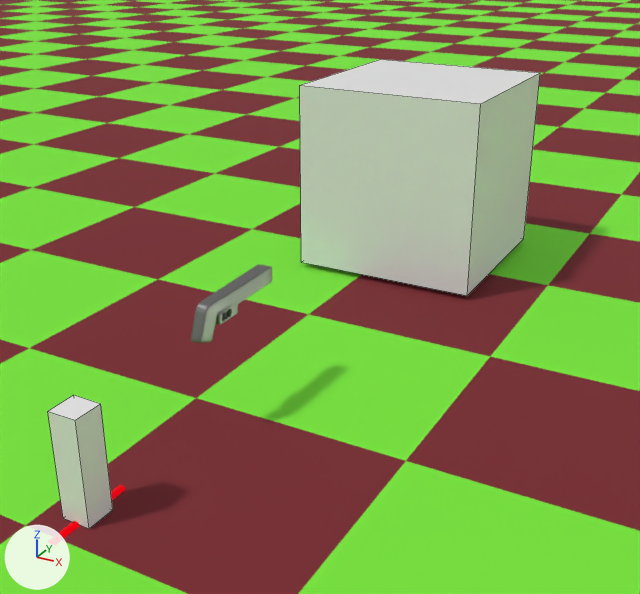
What one commit did to the Blender file game.blend.
Both versions are drawn from a 50 mm camera at (2.21, -2.1, 2.23) aimed at (-0.28, 2.43, -0.04). Arrows for +X, +Y and +Z are at lower left; the lights stay in place. Mesh edges are drawn as thin lines on the coarser meshes.

Objects in the first picture: 'Gun', 'Player', 'Target', 'floor'.
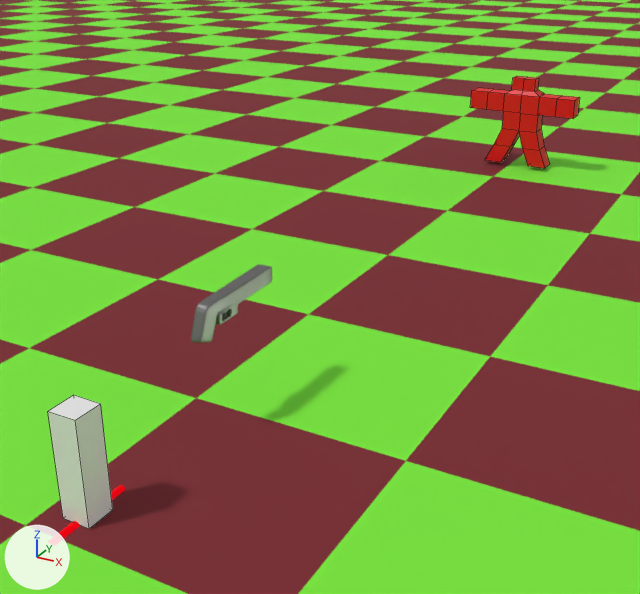
What differs and where, as boxes (x1, y1, x2, y2) in the pictures (640 x 594 px):
```json
{"object": "Target", "change": "reshaped, moved, rescaled", "before": [300, 59, 540, 296], "after": [470, 76, 580, 168], "on screen": "54% narrower, 61% shorter"}
{"part": 1, "of": "me_cube_005", "change": "built on", "before": [301, 59, 540, 295], "after": [470, 76, 580, 168]}
{"part": 2, "of": "me_cube_005", "change": "recoloured", "before": [300, 85, 481, 296], "after": [520, 95, 539, 115]}
```

Scene script edits in JSON lines:
```json
{"op": "add", "block": "mat_targetmat", "code": ["mat_targetmat = principled_material('targetMat')", "mat_targetmat.base_color = (0.8, 0.0, 0.00293)  # red #e7000a"]}
{"block": "me_cube_005", "where": "# used by ob_target; location = (0.0, 3.317, 0.629); scale = (0.589, 0.589, 0.589)"}
{"op": "remove", "block": "me_cube_005", "code": "me_cube_005.from_pydata(...)  # 8 vertices, 6 faces; spans x -1.0..1.0, y -1.0..1.0, z -1.0..1.0"}
{"op": "add", "block": "me_cube_005", "code": "me_cube_005.from_pydata(...)  # 62 vertices, 60 faces; spans x -6.9..4.93, y -1.0..1.0, z -6.9..2.76"}
{"block": "me_cube_005", "change": "me_cube_005 part 1"}
{"block": "me_cube_005", "change": "4 faces are deleted"}
{"block": "me_cube_005", "change": "42 vertices are added at x -6.9..4.93, y -1.0..1.0, z -6.9..1.47"}
{"block": "me_cube_005", "change": "6 new vertices lie (0.0, 0.0, -1.97) away from vertices in x -2.97..1.0, y -1.0..1.0, z -1.0"}
{"block": "me_cube_005", "change": "6 new vertices lie (0.0, 0.0, 1.29) away from vertices in x -2.29..0.32, y -0.66..0.66, z 1.47"}
{"block": "me_cube_005", "change": "58 new faces join them"}
{"block": "me_cube_005", "change": "me_cube_005 part 2: 2 faces spanning x -1.0..1.0, y -1.0..1.0, z -1.0..1.0 switch from no material to mat_targetmat (red #e7000a)"}
{"op": "set", "path": "ob_target.location", "old": "(0.0, 3.317, 0.629)", "new": "(0.0, 5.923, 0.599)"}
{"op": "set", "path": "ob_target.scale", "old": "(0.589, 0.589, 0.589)", "new": "(0.0807, 0.0807, 0.0807)"}
```
